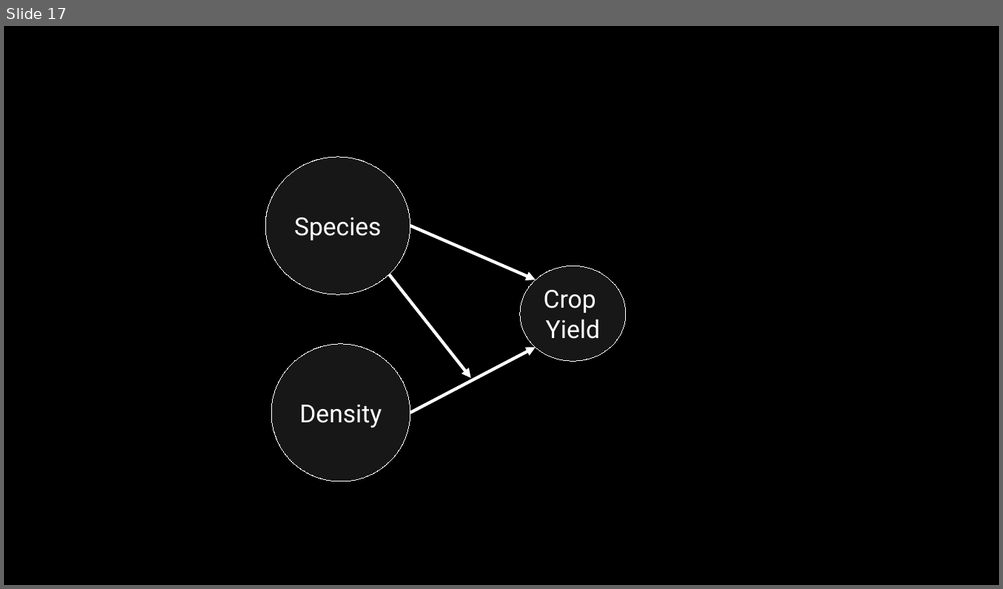
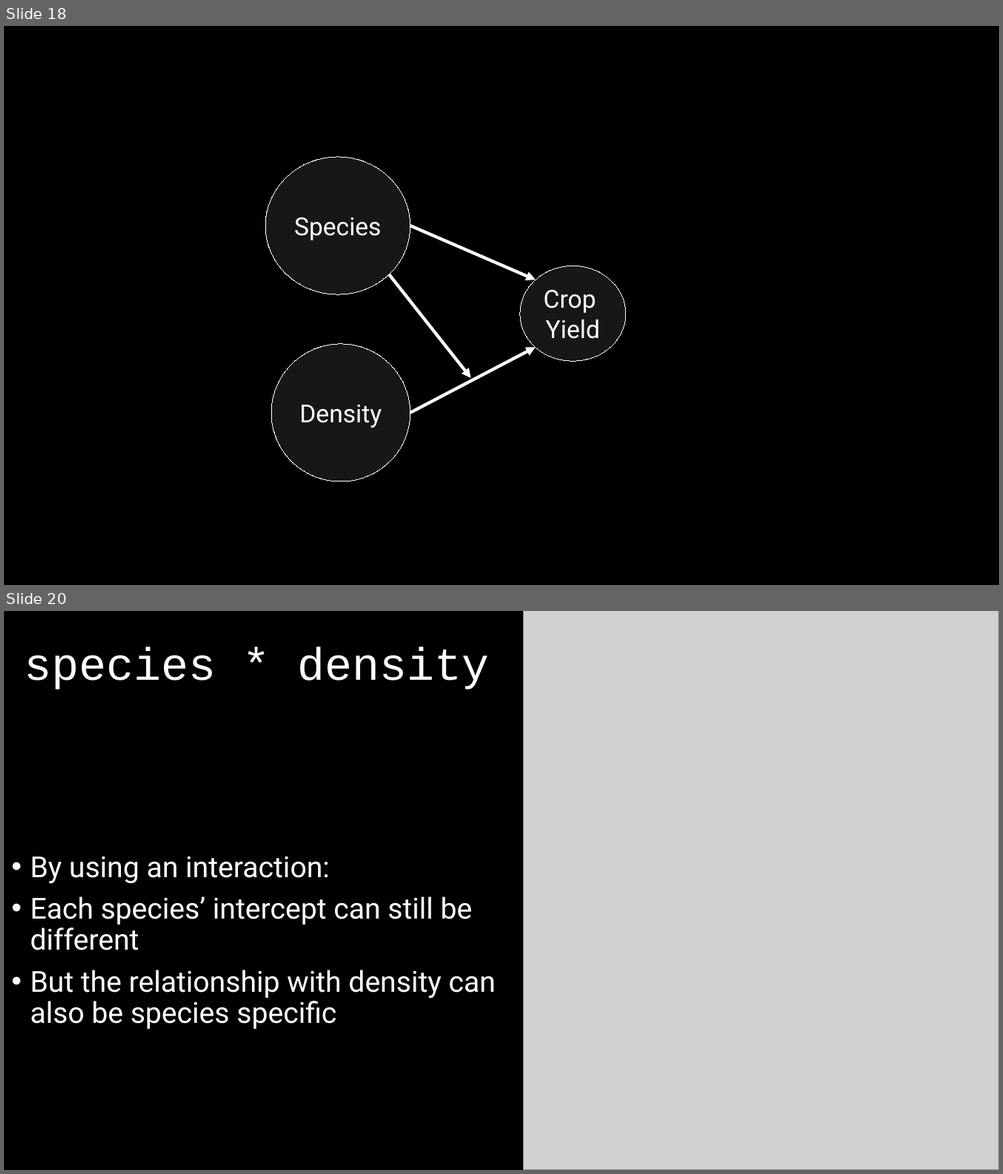
Before and after one commit to DeonRoos/006-BI3010, a slide deck: Lectures/Lecture 08.1 Interactions.pptx. Shown one above the other, each under a label of ours: slide 17 before the commit, slides 18 and 20 after it; the slides between them are not shown. The pictures are 1003x589 and 1003x1174 pixels, drawn with LibreOffice and Linux fonts; fonts in the diff are those of the drawing; grey boxes stand for pictures. Boxes give left, top, right and bottom in pixels: in the first picture for what was removed or moved away, otherwise in the second. Text is boxed around its words. In the diff, an @@ line names an element or a change of style, - is before the commit and + after.

Commit message:
more on interactions lecture

```diff
--- a/Lectures/Lecture 08.1 Interactions.pptx
+++ b/Lectures/Lecture 08.1 Interactions.pptx
@@ slide 20 added at (x1=4, y1=611, x2=999, y2=1170), background #000000 @@
@@ picture added at (x1=523, y1=611, x2=999, y2=1170) @@
@@ title added at (x1=24, y1=647, x2=489, y2=689), 44 pt, text #FFFFFF @@
+species * density
@@ text added at (x1=30, y1=856, x2=495, y2=1029), 28 pt, text #FFFFFF @@
+• By using an interaction:
+• Each species’ intercept can still be different
+• But the relationship with density can also be species specific
@@ what was slide 17 is now slide 18 @@
```
Also in this commit, not shown: 3 slides changed, 1 other slide added, 2 slides removed, 7 other files.
